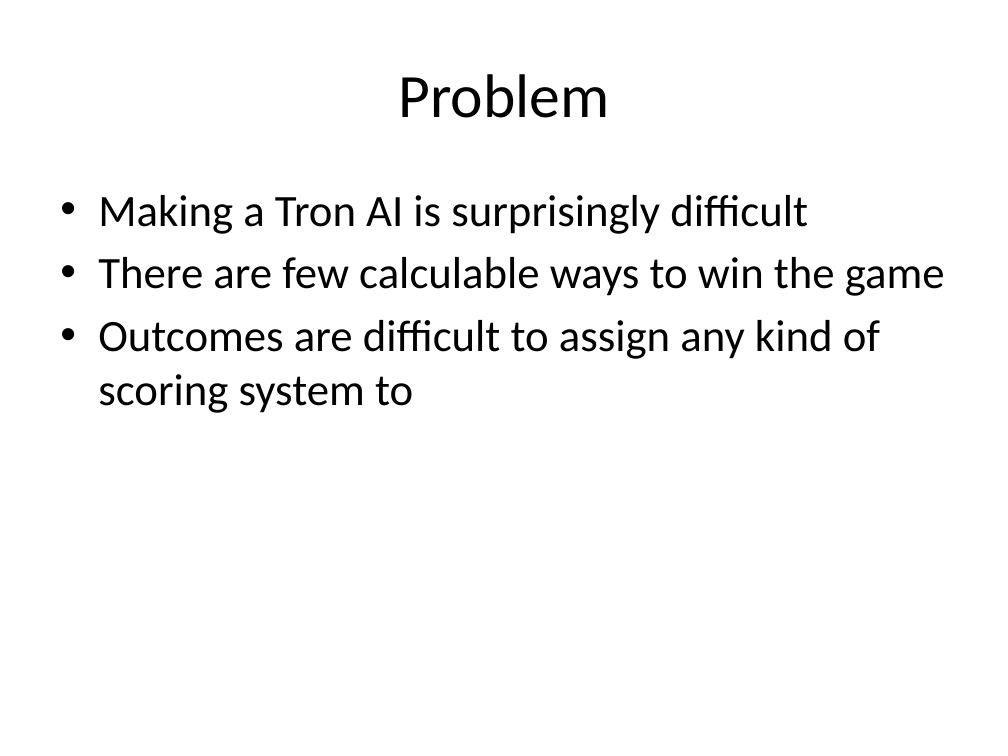
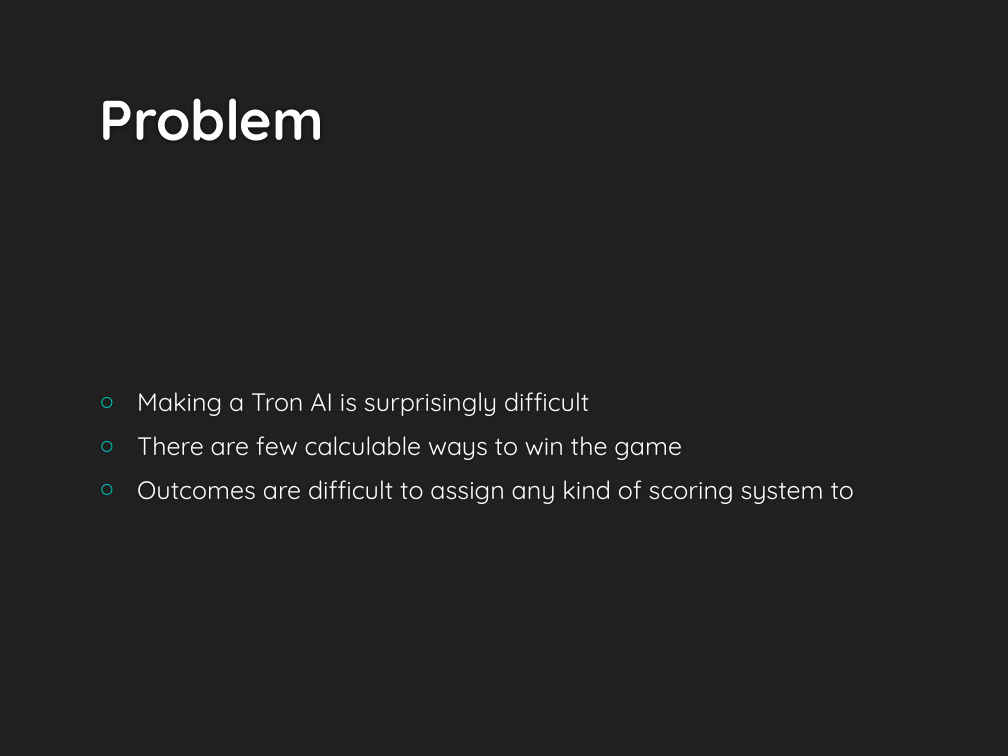
Before and after one commit to UWWAIProject/TronAI, a slide deck: slide 4 of Hammerhead Tron AI.pptx. Drawn at 1008x756 pixels with LibreOffice and Linux fonts; fonts in the diff are those of the drawing; background and template pictures are left out. Boxes give left, top, right and bottom in pixels: in the first picture for what was removed or moved away, otherwise in the second. Text is boxed around its words. In the diff, an @@ line names an element or a change of style, - is before the commit and + after.

```diff
--- a/Hammerhead Tron AI.pptx
+++ b/Hammerhead Tron AI.pptx
@@ background #FFFFFF to #212121 @@
@@ title "Problem": place and size @@
-title "Problem" at [398, 74, 609, 118]
+title "Problem" at [99, 98, 324, 141]
@@ title "Problem" at [99, 98, 324, 141]: size 44 to 40 pt, font Calibri to Quicksand, text colour #000000 to #FEFEFE, bold on; alignment centre to left; vertical alignment middle to bottom @@
@@ text "Making a Tron AI is ...": place and size @@
-text "Making a Tron AI is ..." at [98, 195, 945, 413]
+text "Making a Tron AI is ..." at [137, 392, 854, 504]
@@ text "Making a Tron AI is ..." at [137, 392, 854, 504]: size 32 to 18 pt, font Calibri to Quicksand, text colour #000000 to #FFFFFF; bullet • to ○; more space between paragraphs; vertical alignment top to middle @@
```
Also in this commit, not shown: 5 other slides changed, 2 slides added, 1 slide removed.
